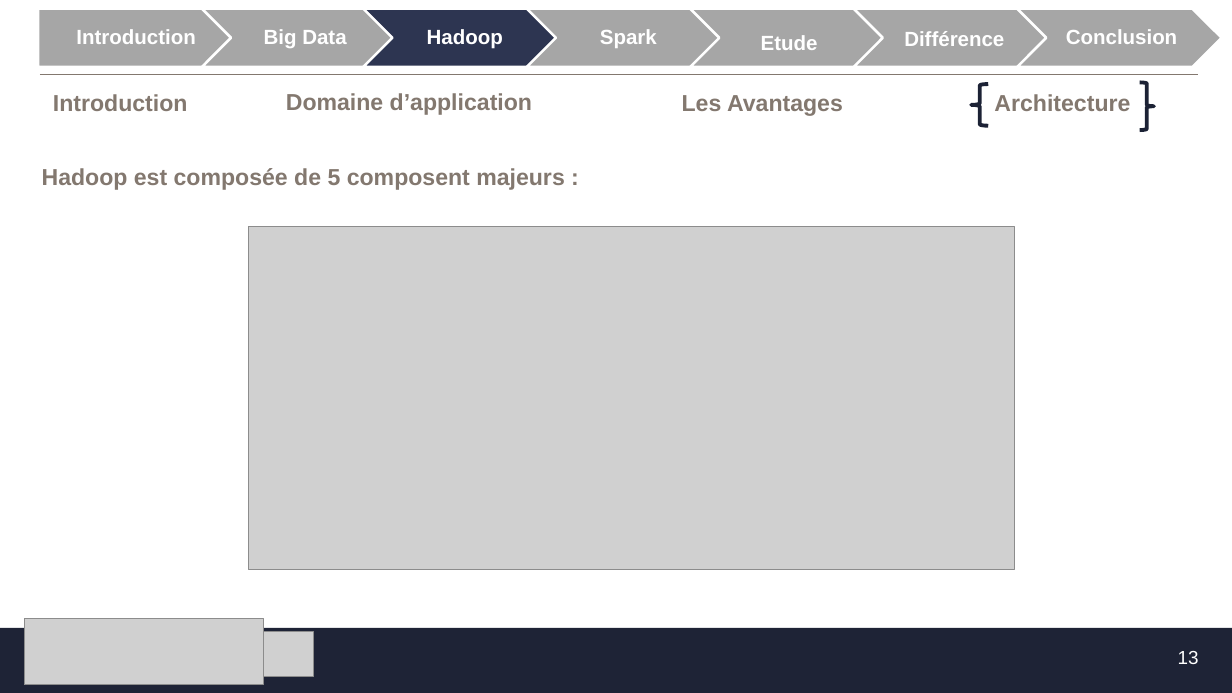
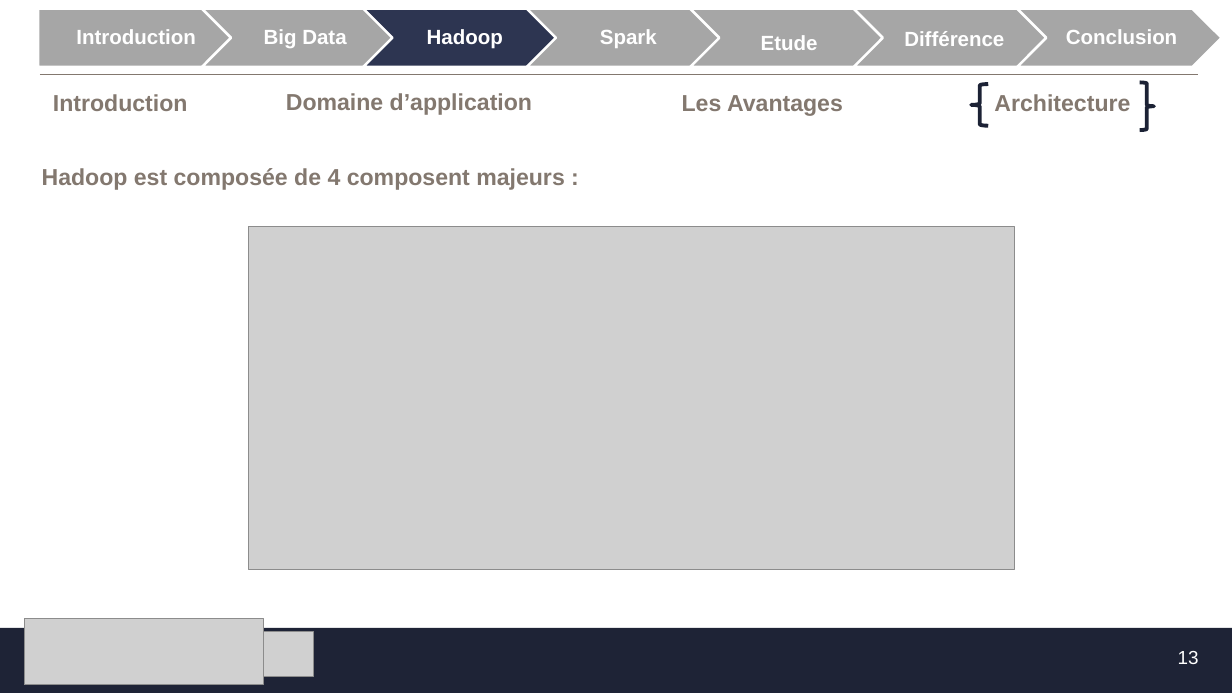
Before and after one commit to MF-13/E-Learning_Platforme, a slide deck: slide 13 of SFE/Présentation_SFE.pptx. Drawn at 1232x693 pixels with LibreOffice and Linux fonts; fonts in the diff are those of the drawing; grey boxes stand for pictures; background and template pictures are left out. Boxes give left, top, right and bottom in pixels: in the first picture for what was removed or moved away, otherwise in the second. Text is boxed around its words. In the diff, an @@ line names an element or a change of style, - is before the commit and + after.

```diff
--- a/SFE/Présentation_SFE.pptx
+++ b/SFE/Présentation_SFE.pptx
@@ text at <box>42,168,565,190</box>: text changed @@
-Hadoop est composée de 5 composent majeurs :
+Hadoop est composée de 4 composent majeurs :
```
Also in this commit, not shown: 9 other slides changed, 14 slides added.
